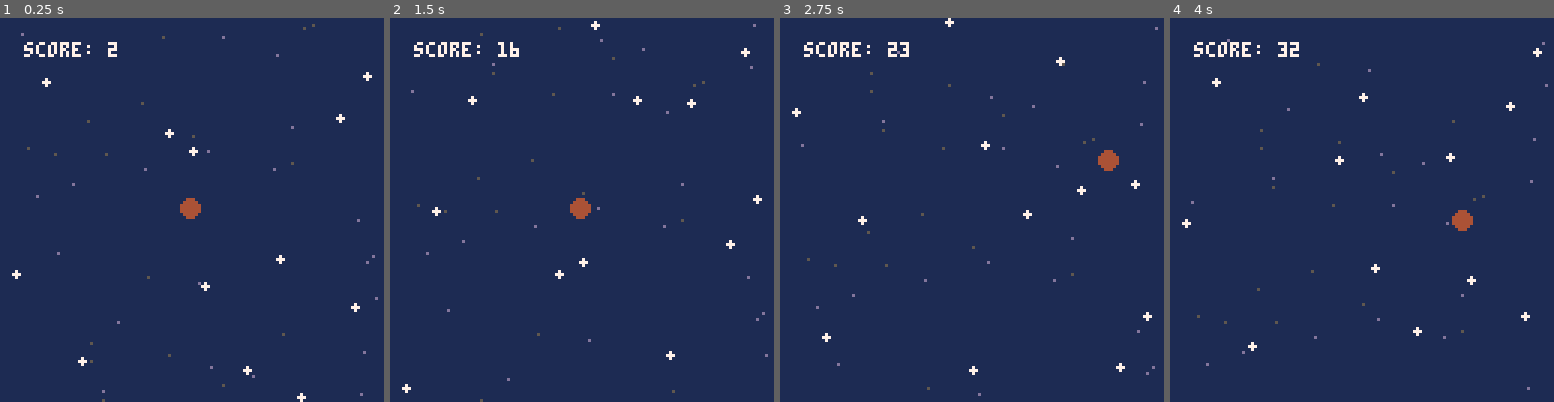
Above: before the commit, frames 1-4 (left to right).
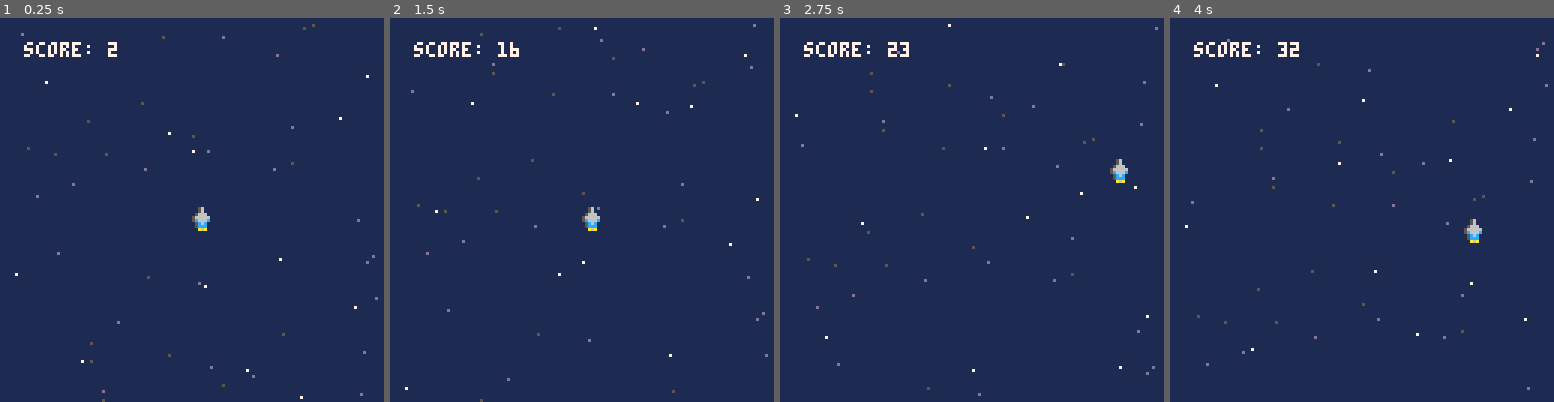
Above: after the commit, the same moments.

Repository: djc5627/pico8-first-game
Game: PICO-8 cartridge first_game.p8
Same seed, same stepped clock (60 frames per second), same inputs: the game is played once before the commit and once after it.
Inputs:
- Up to frame 1 (0.25 s): no input
- Up to frame 2 (1.5 s): no input
- Up to frame 3 (2.75 s): hold Right 1.6-2.1 s; hold Up 2.15-2.42 s; hold Right from 2.47 s (still down)
- Up to frame 4 (4 s): release Right at 3.03 s; hold Left 3.08-3.58 s; hold Down 3.63-3.97 s

The runs differ from the first frame. In frame 1, 0.7% of the frame differs, in the area x 3-97%, y 14-100%; in frame 2, 0.7%; in frame 3, 0.7%; in frame 4, 0.7%.

Commit message:
Draw player as sprite.

Diff:
--- a/first_game.p8
+++ b/first_game.p8
@@ -8,12 +8,14 @@
 #include src/starfield.lua
 #include src/hit.lua
 __gfx__
-00000000000000000000000000000000000000000000000000000000000000000000000000000000000000000000000000000000000000000000000000000000
-00000000000000000000000000000000000000000000000000000000000000000000000000000000000000000000000000000000000000000000000000000000
-00700700000000000000000000000000000000000000000000000000000000000000000000000000000000000000000000000000000000000000000000000000
-00077000000000000000000000000000000000000000000000000000000000000000000000000000000000000000000000000000000000000000000000000000
-00077000000000000000000000000000000000000000000000000000000000000000000000000000000000000000000000000000000000000000000000000000
-00700700000000000000000000000000000000000000000000000000000000000000000000000000000000000000000000000000000000000000000000000000
+00056000000000000000000000000000000000000000000000000000000000000000000000000000000000000000000000000000000000000000000000000000
+00056000000000000000000000000000000000000000000000000000000000000000000000000000000000000000000000000000000000000000000000000000
+00566600000000000000000000000000000000000000000000000000000000000000000000000000000000000000000000000000000000000000000000000000
+05666660000000000000000000000000000000000000000000000000000000000000000000000000000000000000000000000000000000000000000000000000
+05c666c0000000000000000000000000000000000000000000000000000000000000000000000000000000000000000000000000000000000000000000000000
+005c6c00000000000000000000000000000000000000000000000000000000000000000000000000000000000000000000000000000000000000000000000000
+005ccc00000000000000000000000000000000000000000000000000000000000000000000000000000000000000000000000000000000000000000000000000
+000a6a00000000000000000000000000000000000000000000000000000000000000000000000000000000000000000000000000000000000000000000000000
 
 
 
--- a/src/player.lua
+++ b/src/player.lua
@@ -1,5 +1,6 @@
 playerSpeed = 2.0
-playerRadius = 3
+playerWidth = 8
+playerHeight = 8
 playerDirX = 1
 playerDirY = 1
 playerPosX = 63
@@ -50,7 +51,8 @@
 end
 
 function _draw_player()
-    circfill(playerPosX, playerPosY, playerRadius, 4)
+    -- circfill(playerPosX, playerPosY, playerRadius, 4)
+    spr(0, playerPosX, playerPosY, 1, 1, false, false)
 end
 
 function _handle_collisions()
@@ -61,10 +63,10 @@
             star.y - star.rad,
             star.rad * 2,
             star.rad * 2,
-            playerPosX - playerRadius,
-            playerPosY - playerRadius,
-            playerRadius * 2,
-            playerRadius * 2,
+            playerPosX,
+            playerPosY,
+            playerWidth,
+            playerHeight,
             star.x,
             star.y
         )
--- a/src/star.lua
+++ b/src/star.lua
@@ -37,7 +37,7 @@
 
 near_star = star:new({
     spd = .74,
-    rad = 1,
+    rad = 0,
     clr = 7,
 
     new = function(self, tbl)
